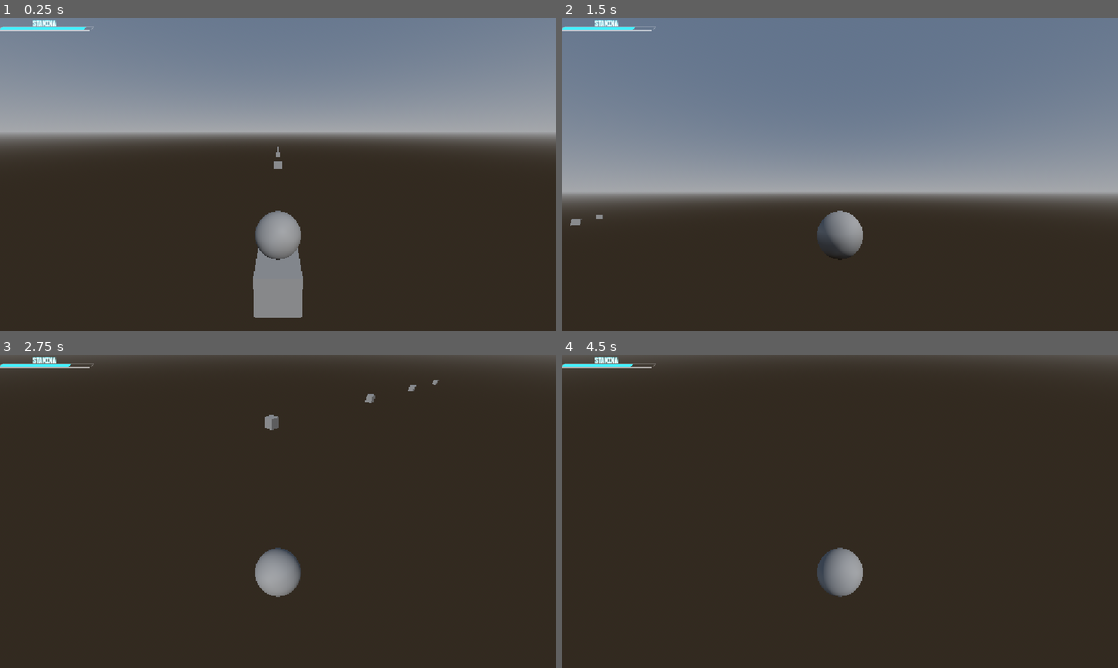
Above: before the commit, frames 1-4 (two rows, left to right).
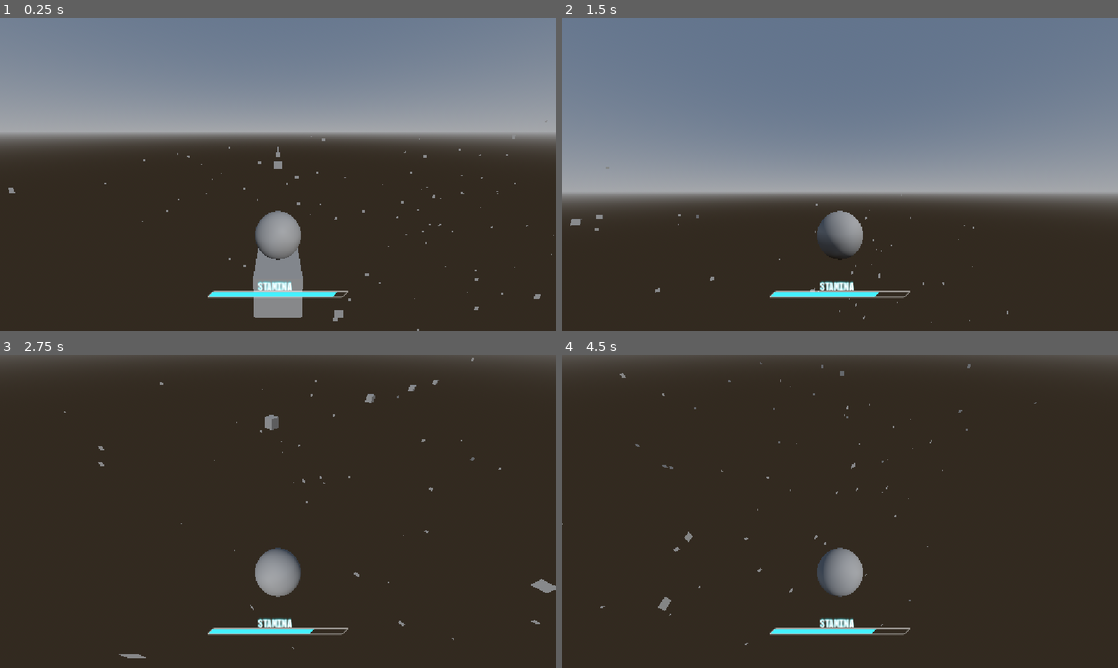
Above: after the commit, the same moments.

Repository: PortalGolem/havenIE2026GameJam
Game: Godot game, scene res://Scenes/andrew_test.tscn
Two runs of this game, one before a commit and one after it. Both use one fixed random seed, a clock stepped at 60 frames per second and the inputs below. This scene is started directly instead of the project's main scene.
Inputs (mouse positions are in pixels of both pictures, inside the frame that each line leads up to):
- Up to frame 1 (0.25 s): no input
- Up to frame 2 (1.5 s): move the mouse to (962, 158) at 0.52 s; press the mouse at (962, 158) at 0.53 s; hold D (Right) 0.53-1.28 s; tap Space (Jump) at 0.77 s; move the mouse to (728, 190) at 1.27 s; release the mouse at (728, 190) at 1.28 s; hold S (Backward) from 1.28 s (still down); tap Shift (Dash) at 1.35 s
- Up to frame 3 (2.75 s): tap Space (Jump) at 1.52 s; move the mouse to (333, 442) at 2.02 s; release S (Backward) at 2.03 s; press the mouse at (333, 442) at 2.03 s; hold D (Right) from 2.03 s (still down)
- Up to frame 4 (4.5 s): move the mouse to (812, 574) at 2.77 s; release D (Right) at 2.78 s; release the mouse at (812, 574) at 2.78 s; hold W (Forward) 2.78-3.53 s; tap Shift (Dash) at 2.85, 4.35 s; tap Space (Jump) at 3.02, 3.77 s; move the mouse to (1006, 558) at 3.52 s; press the mouse at (1006, 558) at 3.53 s; hold A (Left) from 3.53 s (still down); move the mouse to (673, 464) at 4.27 s; release the mouse at (673, 464) at 4.28 s

The runs differ from the first frame. In frame 1, 1.3% of the frame differs, in the area x 0-100%, y 0-100%; in frame 2, 1.1%; in frame 3, 1.3%, in the area x 0-100%, y 0-97%; in frame 4, 1.3%.

Commit message:
new stuff

Diff:
--- a/Objects/StanimaBarGUI.tscn
+++ b/Objects/StanimaBarGUI.tscn
@@ -14,19 +14,22 @@
 
 [node name="StanimaBar" type="Control" unique_id=1967122980]
 layout_mode = 3
-anchors_preset = 15
-anchor_right = 1.0
+anchors_preset = 13
+anchor_left = 0.5
+anchor_right = 0.5
 anchor_bottom = 1.0
-offset_left = -1.0
-offset_top = 1.0
-offset_right = -1.0
-offset_bottom = 1.0
+offset_left = -144.0
+offset_top = 541.00006
+offset_right = 49.918945
+offset_bottom = -34.702637
 grow_horizontal = 2
 grow_vertical = 2
+scale = Vector2(1.48, 1.48)
 script = ExtResource("1_3megg")
 
 [node name="Node2D" type="Node2D" parent="." unique_id=1066422025]
-skew = 0.7853982
+scale = Vector2(1, 0.99999994)
+skew = 0.7853981
 
 [node name="ColorRect" type="ColorRect" parent="Node2D" unique_id=677128687]
 offset_left = 23.999998
--- a/Player/player.tscn
+++ b/Player/player.tscn
@@ -2,10 +2,15 @@
 
 [ext_resource type="Script" uid="uid://c423nqlkeyre6" path="res://Player/PlayerController.gd" id="1_l8h54"]
 [ext_resource type="PackedScene" uid="uid://dl06wuwytb8l1" path="res://Objects/StanimaBarGUI.tscn" id="2_4ntmi"]
+[ext_resource type="PackedScene" uid="uid://chkuemajlf13r" path="res://Objects/SnowfallParticles.tscn" id="3_btcbx"]
 
 [sub_resource type="SphereMesh" id="SphereMesh_2m7an"]
 
 [sub_resource type="SphereShape3D" id="SphereShape3D_2m7an"]
+
+[sub_resource type="QuadMesh" id="QuadMesh_gwnis"]
+resource_local_to_scene = true
+size = Vector2(0.1, 0.1)
 
 [node name="Player" type="AnimatableBody3D" unique_id=944310348]
 script = ExtResource("1_l8h54")
@@ -26,3 +31,6 @@
 [node name="Timer" type="Timer" parent="." unique_id=618764724]
 
 [node name="StanimaBar" parent="." unique_id=1967122980 instance=ExtResource("2_4ntmi")]
+
+[node name="GPUParticles3D" parent="." unique_id=202149827 instance=ExtResource("3_btcbx")]
+draw_pass_1 = SubResource("QuadMesh_gwnis")
